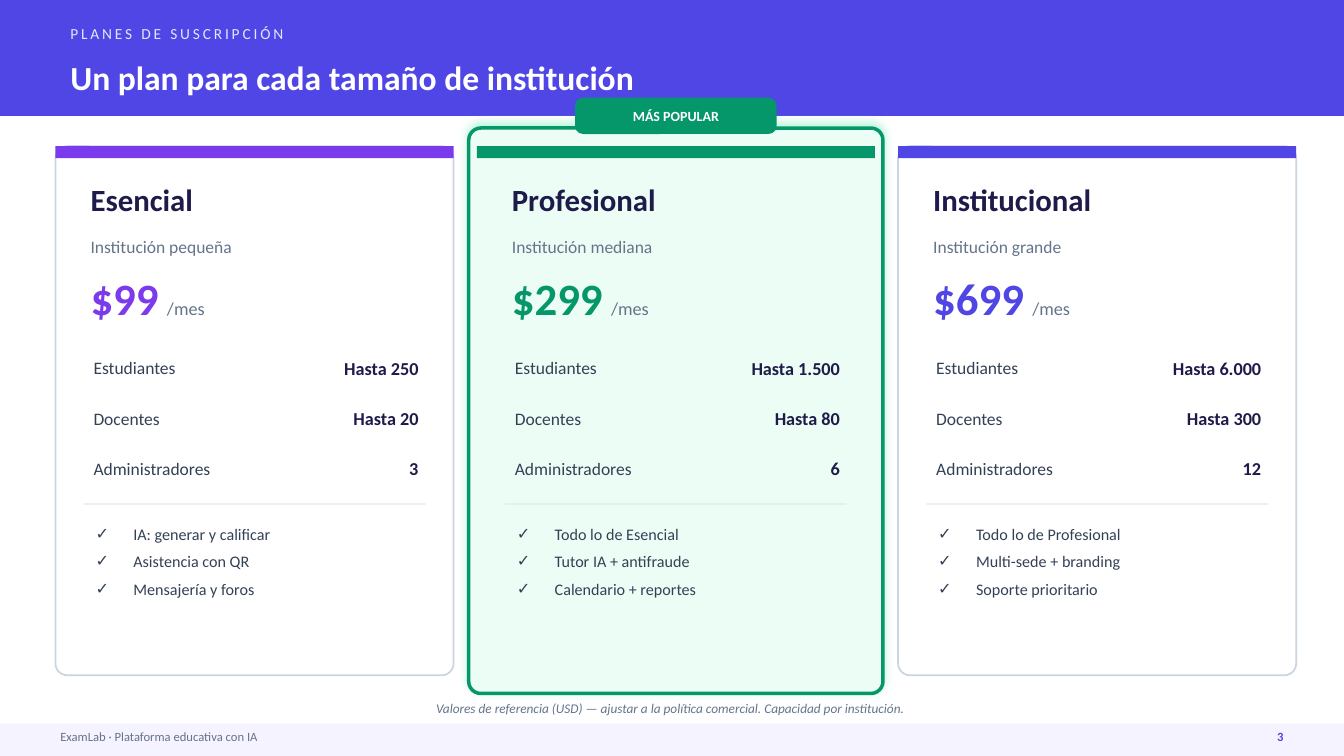
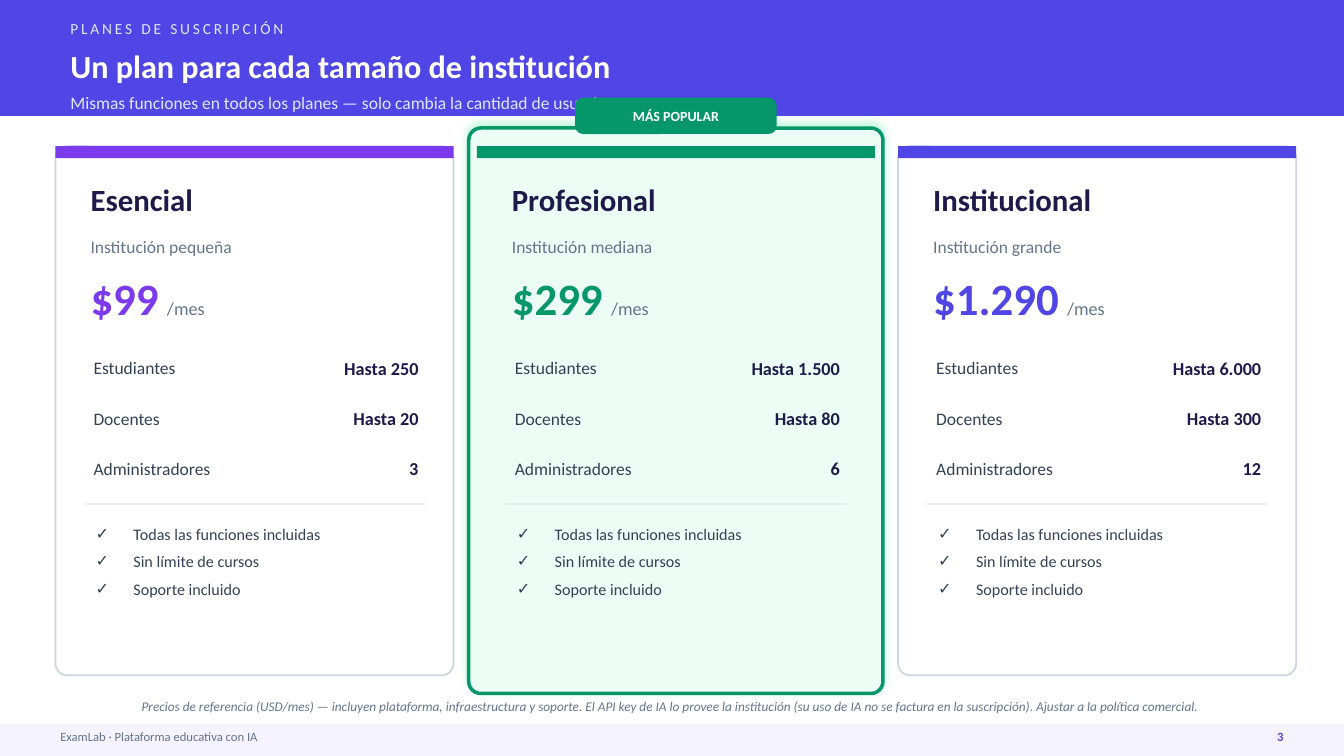
Before and after one commit to AndresDFX/examlab, a slide deck: slide 4 of docs/demos/presentacion/ExamLab-Presentacion-Comercial.pptx. Drawn at 1344x756 pixels with LibreOffice and Linux fonts; fonts in the diff are those of the drawing. Boxes give left, top, right and bottom in pixels: in the first picture for what was removed or moved away, otherwise in the second. Text is boxed around its words. In the diff, an @@ line names an element or a change of style, - is before the commit and + after.

```diff
--- a/docs/demos/presentacion/ExamLab-Presentacion-Comercial.pptx
+++ b/docs/demos/presentacion/ExamLab-Presentacion-Comercial.pptx
@@ text "PLANES DE SUSCRIPCIÓN": place and size @@
-text "PLANES DE SUSCRIPCIÓN" at (70,26,283,39)
+text "PLANES DE SUSCRIPCIÓN" at (70,21,283,34)
@@ text "Un plan para cada tamaño ..." at (70,55,610,83): size 24 to 23 pt @@
@@ text added at (70,95,617,114), 12.5 pt, text #E0E7FF @@
+Mismas funciones en todos los planes — solo cambia la cantidad de usuarios.
@@ text at (933,285,1105,320): text changed @@
-$699 /mes
+$1.290 /mes
@@ text at (133,529,320,598): text changed @@
-✓ IA: generar y calificar
-✓ Asistencia con QR
-✓ Mensajería y foros
+✓ Todas las funciones incluidas
+✓ Sin límite de cursos
+✓ Soporte incluido
@@ text at (555,529,741,598): text changed @@
-✓ Todo lo de Esencial
-✓ Tutor IA + antifraude
-✓ Calendario + reportes
+✓ Todas las funciones incluidas
+✓ Sin límite de cursos
+✓ Soporte incluido
@@ text at (976,529,1163,598): text changed @@
-✓ Todo lo de Profesional
-✓ Multi-sede + branding
-✓ Soporte prioritario
+✓ Todas las funciones incluidas
+✓ Sin límite de cursos
+✓ Soporte incluido
@@ text at (142,701,1197,713): text changed @@
-Valores de referencia (USD) — ajustar a la política comercial. Capacidad por institución.
+Precios de referencia (USD/mes) — incluyen plataforma, infraestructura y soporte. El API key de IA lo provee la institución (su uso de IA no se factura en la suscripción). Ajustar a la política comercial.
```
Also in this commit, not shown: 1 other slide changed, 1 other file.
